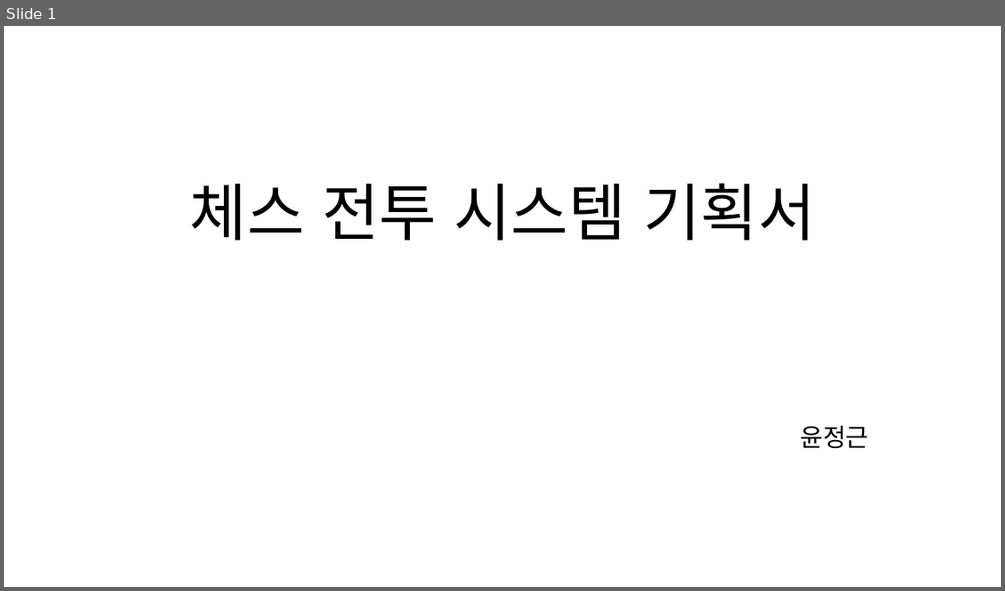
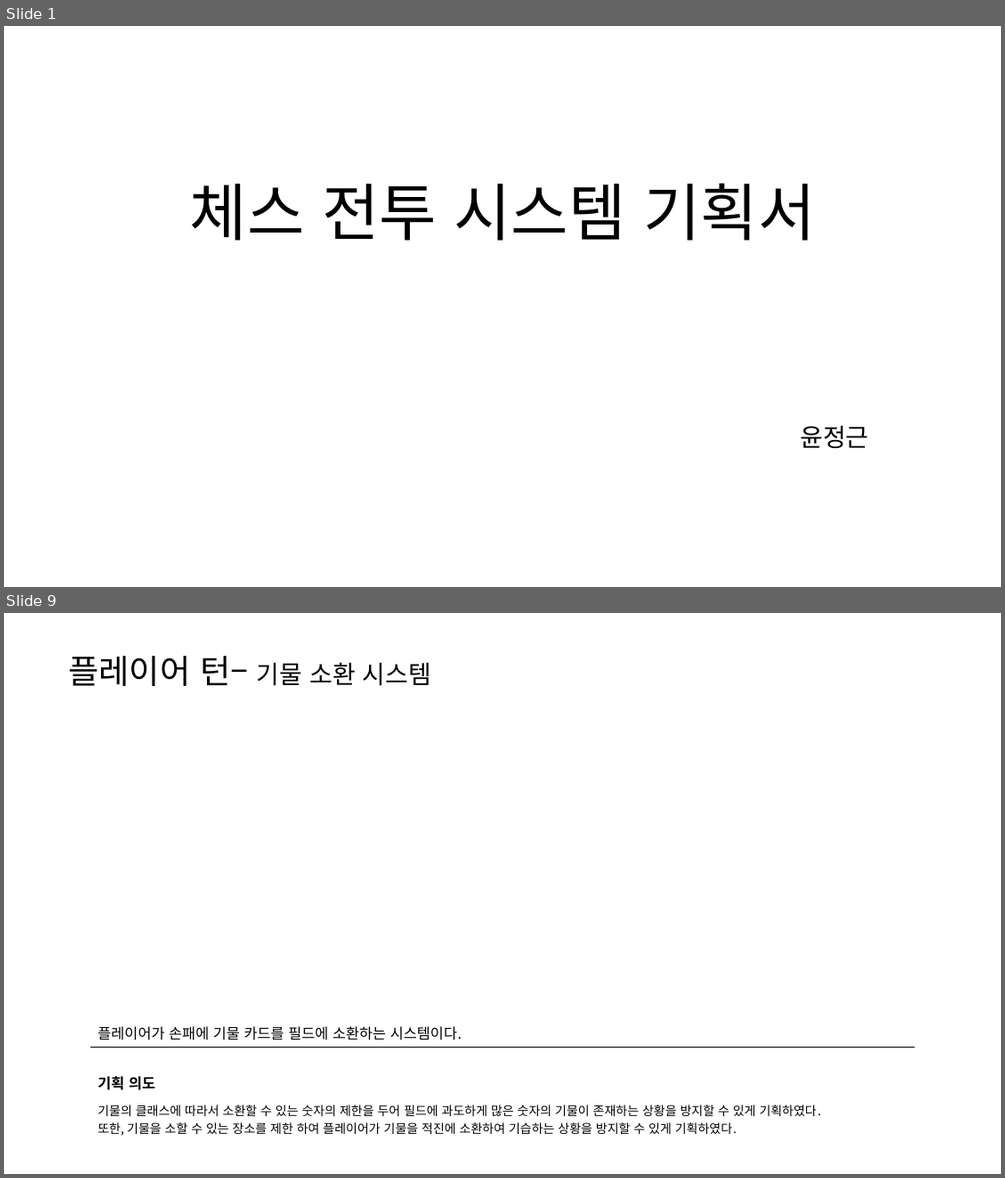
Before and after one commit to yjk0401/unityenginebasic_9th, a slide deck: 기획/체스/체스 전투 시스템 기획서.pptx. Shown one above the other, each under a label of ours: slide 1 before the commit, slides 1 and 9 after it; the slides between them are not shown. The pictures are 1005x591 and 1005x1178 pixels, drawn with LibreOffice and Linux fonts; fonts in the diff are those of the drawing. Boxes give left, top, right and bottom in pixels: in the first picture for what was removed or moved away, otherwise in the second. Text is boxed around its words. In the diff, an @@ line names an element or a change of style, - is before the commit and + after.

```diff
--- a/기획/체스/체스 전투 시스템 기획서.pptx
+++ b/기획/체스/체스 전투 시스템 기획서.pptx
@@ slide 9 added at box(4, 613, 1001, 1174), background #FFFFFF @@
@@ text added at box(68, 656, 431, 686), 24 pt, text #000000 @@
+플레이어 턴– 기물 소환 시스템
@@ table added at box(90, 1018, 914, 1139), 3 rows, 1 columns @@
+플레이어가 손패에 기물 카드를 필드에 소환하는 시스템이다.
+기획 의도
+기물의 클래스에 따라서 소환할 수 있는 숫자의 제한을 두어 필드에 과도하게 많은 숫자의 기물이 존재하는 상황을 방지할 수 있게 기획하였다. / 또한, 기물을 소할 수 있는 장소를 제한 하여 플레이어가 기물을 적진에 소환하여 기습하는 상황을 방지할 수 있게 기획하였다.
```
Also in this commit, not shown: 3 slides changed, 6 other slides added, 1 other file.
